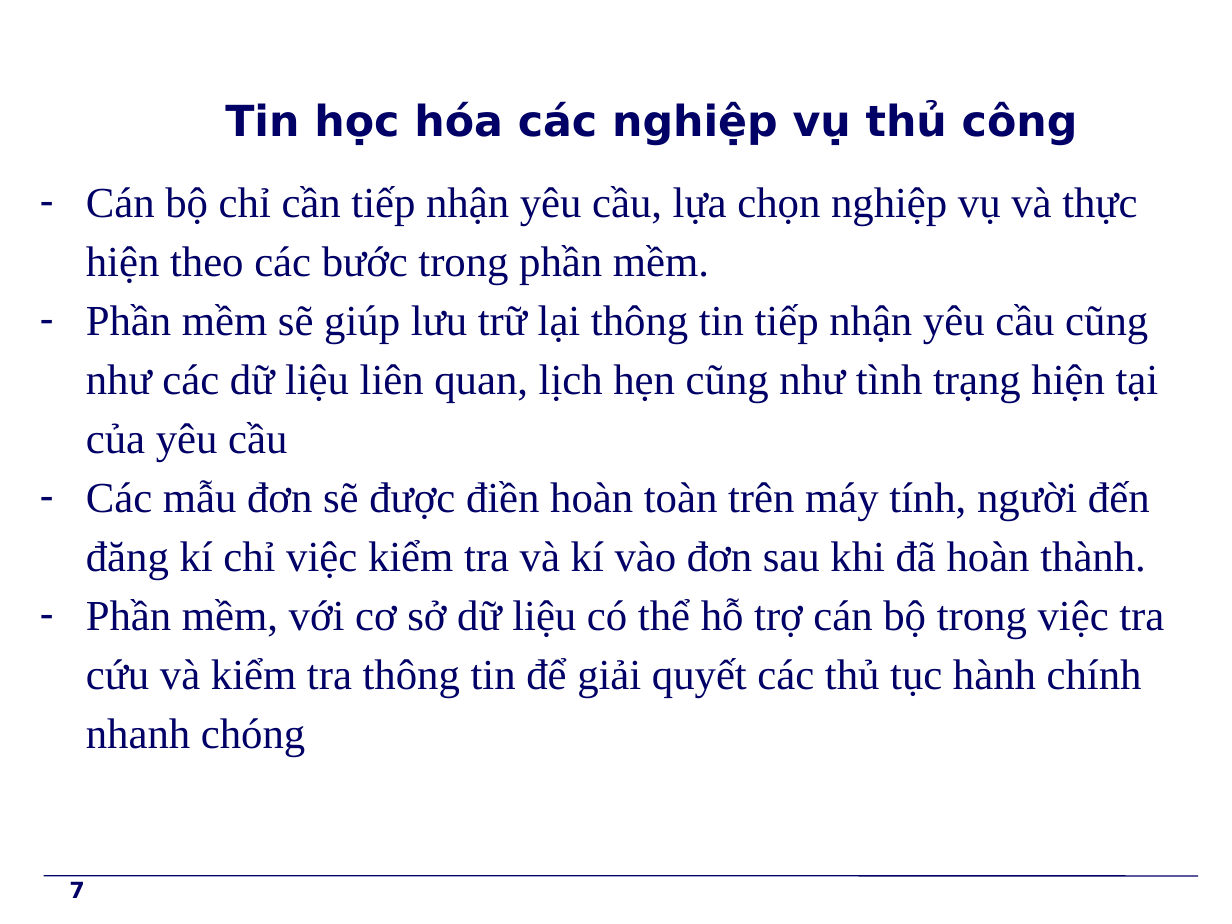
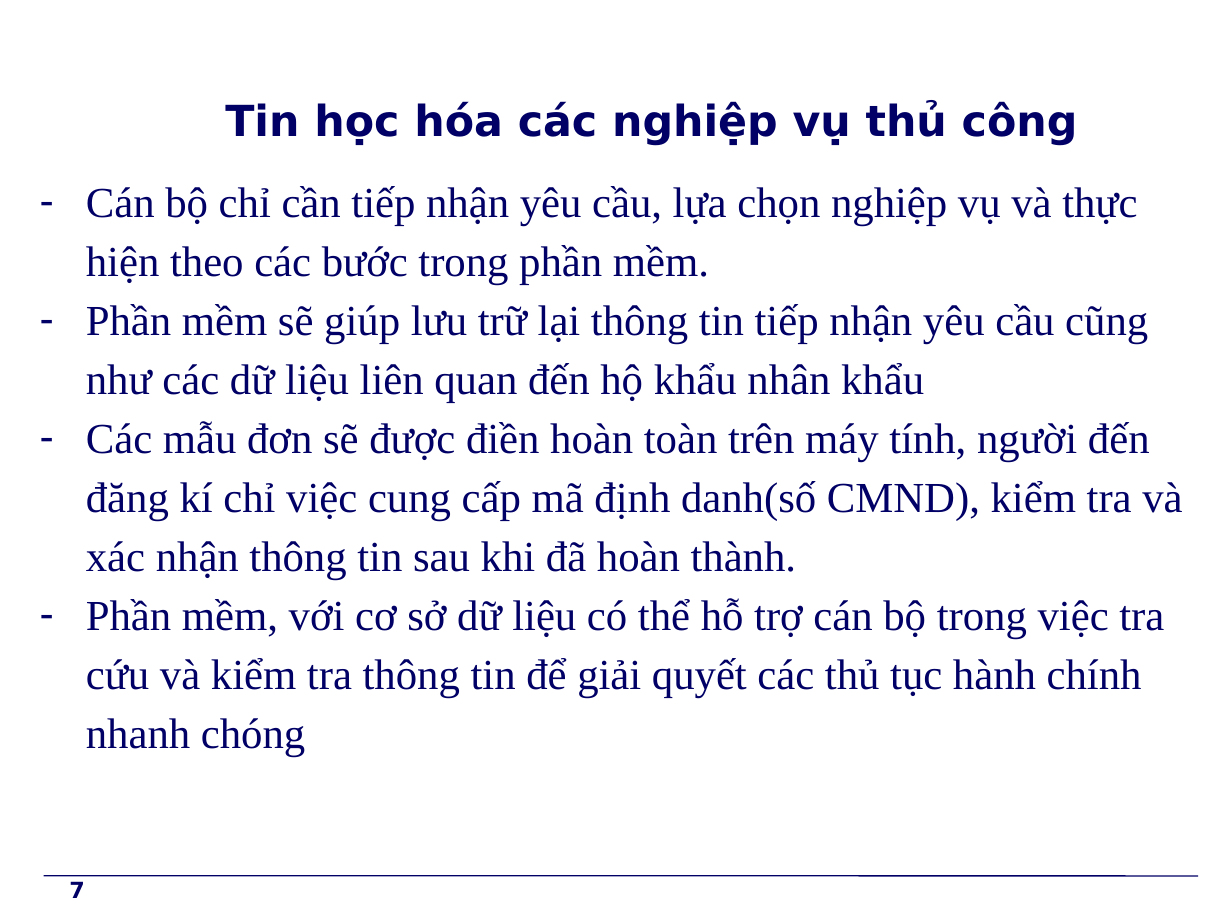
Before and after one commit to bdtren/SE100.J11_DTTV_QLHoKhau, a slide deck: slide 7 of Thu Muc Bao Cao/Báo Cáo Đề Tài.pptx. Drawn at 1232x924 pixels with LibreOffice and Linux fonts; fonts in the diff are those of the drawing; background and template pictures are left out. Boxes give left, top, right and bottom in pixels: in the first picture for what was removed or moved away, otherwise in the second. Text is boxed around its words. In the diff, an @@ line names an element or a change of style, - is before the commit and + after.

Commit message:
Cập nhật một số thông tin báo cáo, giao diện

```diff
--- a/Thu Muc Bao Cao/Báo Cáo Đề Tài.pptx
+++ b/Thu Muc Bao Cao/Báo Cáo Đề Tài.pptx
@@ text at [86, 304, 1182, 580]: text changed @@
-– Phần mềm sẽ giúp lưu trữ lại thông tin tiếp nhận yêu cầu cũng như các dữ liệu liên quan, lịch hẹn cũng như tình trạng hiện tại của yêu cầu
-– Các mẫu đơn sẽ được điền hoàn toàn trên máy tính, người đến đăng kí chỉ việc kiểm tra và kí vào đơn sau khi đã hoàn thành.
+– Phần mềm sẽ giúp lưu trữ lại thông tin tiếp nhận yêu cầu cũng như các dữ liệu liên quan đến hộ khẩu nhân khẩu
+– Các mẫu đơn sẽ được điền hoàn toàn trên máy tính, người đến đăng kí chỉ việc cung cấp mã định danh(số CMND), kiểm tra và xác nhận thông tin sau khi đã hoàn thành.
```
Also in this commit, not shown: 2 other slides changed, 26 other files.
